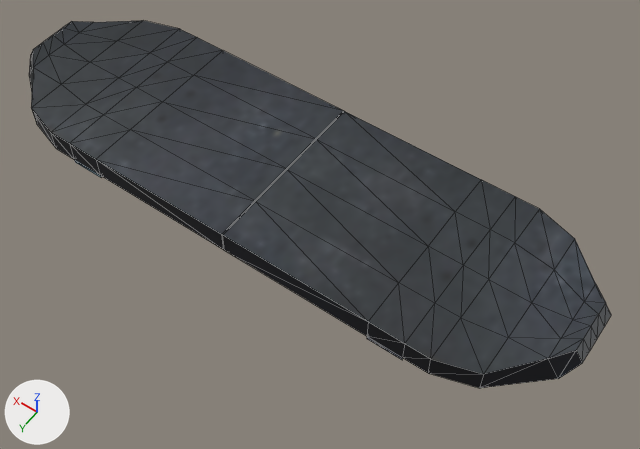
The glTF model ITEM_MODELS/Skateboard/skateboard.glb as it was, and as the next commit left it.
The view is the same before and after, from a camera (50 mm lens) standing at (-1.58, 1.96, 2.92) and looking at (-0.18, 0.01, -0.15). Arrows for +X, +Y and +Z are at lower left; the lights stay in place. Mesh edges are drawn as thin lines. Where no turn or scale is listed for an object, it has been applied to the vertices.

Names of what the first picture shows: 'skatebaord'.
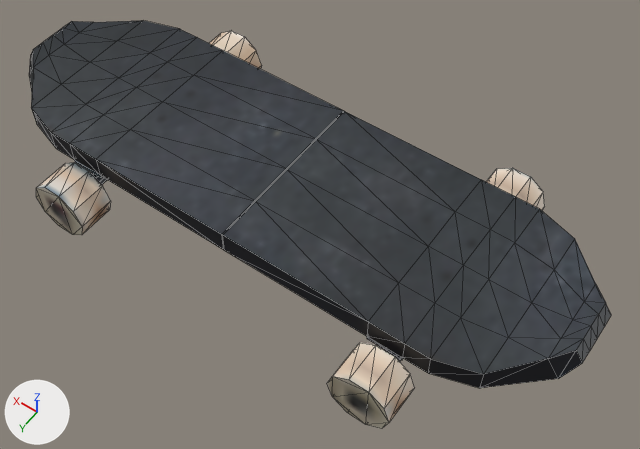
Commit message: skateboard fix?

What differs and where, as boxes [x1, y1, x2, y2] in the pictures (640 x 449 px):
'Cylinder.003', added: after [327, 343, 415, 428]
'Cylinder.001', added: after [36, 163, 111, 235]
'Cylinder.002', added: after [486, 168, 545, 210]
'Cylinder', added: after [209, 31, 262, 69]
'brackets', added: after [91, 172, 401, 362]

The change, as a list of edits to the scene's bpy script:
```text
Add mat_material_001:
    mat_material_001 = principled_material('Material.001')
    mat_material_001.texture = img_lowpolyskateboard
Add mat_material_005:
    mat_material_005 = principled_material('Material.005')
    mat_material_005.texture = img_lowpolyskateboard
Add mat_material_003:
    mat_material_003 = principled_material('Material.003')
    mat_material_003.texture = img_lowpolyskateboard
Add mat_material_004:
    mat_material_004 = principled_material('Material.004')
    mat_material_004.texture = img_lowpolyskateboard
Add mat_material_006:
    mat_material_006 = principled_material('Material.006')
    mat_material_006.texture = img_lowpolyskateboard
Add me_cylinder_006:
    me_cylinder_006.from_pydata(...)  # a 10-sided cylinder along y spanning x -0.141..0.141, y -0.089..0.089, z -0.134..0.134
    me_cylinder_006.materials.append(mat_material_001)  # picture img_lowpolyskateboard
Add me_cylinder_005:
    me_cylinder_005.from_pydata(...)  # a 10-sided cylinder along y spanning x -0.141..0.141, y -0.089..0.089, z -0.134..0.134
    me_cylinder_005.materials.append(mat_material_005)  # picture img_lowpolyskateboard
Add me_cylinder_004:
    me_cylinder_004.from_pydata(...)  # a 10-sided cylinder along y spanning x -0.141..0.141, y -0.089..0.089, z -0.134..0.134
    me_cylinder_004.materials.append(mat_material_003)  # picture img_lowpolyskateboard
Add me_cylinder_003:
    me_cylinder_003.from_pydata(...)  # a 10-sided cylinder along y spanning x -0.141..0.141, y -0.089..0.089, z -0.134..0.134
    me_cylinder_003.materials.append(mat_material_004)  # picture img_lowpolyskateboard
Add me_cube_004:
    me_cube_004.from_pydata(...)  # 92 vertices, 168 faces; spans x -0.88..0.87, y -0.57..0.57, z -0.15..-0.03
    me_cube_004.materials.append(mat_material_006)  # picture img_lowpolyskateboard
Add ob_cylinder_003:
    ob_cylinder_003 = bpy.data.objects.new('Cylinder.003', me_cylinder_006)
    ob_cylinder_003.location = (-0.804, 0.549, -0.12)
Add ob_cylinder_002:
    ob_cylinder_002 = bpy.data.objects.new('Cylinder.002', me_cylinder_005)
    ob_cylinder_002.location = (-0.804, -0.543, -0.12)
Add ob_cylinder_001:
    ob_cylinder_001 = bpy.data.objects.new('Cylinder.001', me_cylinder_004)
    ob_cylinder_001.location = (0.779, 0.549, -0.12)
Add ob_cylinder:
    ob_cylinder = bpy.data.objects.new('Cylinder', me_cylinder_003)
    ob_cylinder.location = (0.779, -0.543, -0.12)
Add ob_brackets:
    ob_brackets = bpy.data.objects.new('brackets', me_cube_004)
    ob_brackets.location = (0.0, 0.0, 0.0)
```
